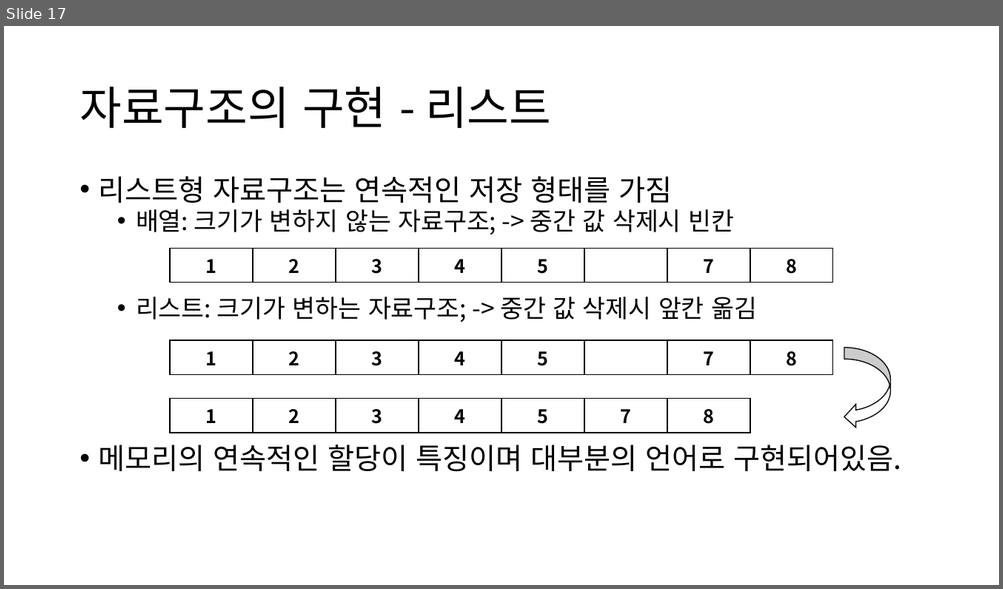
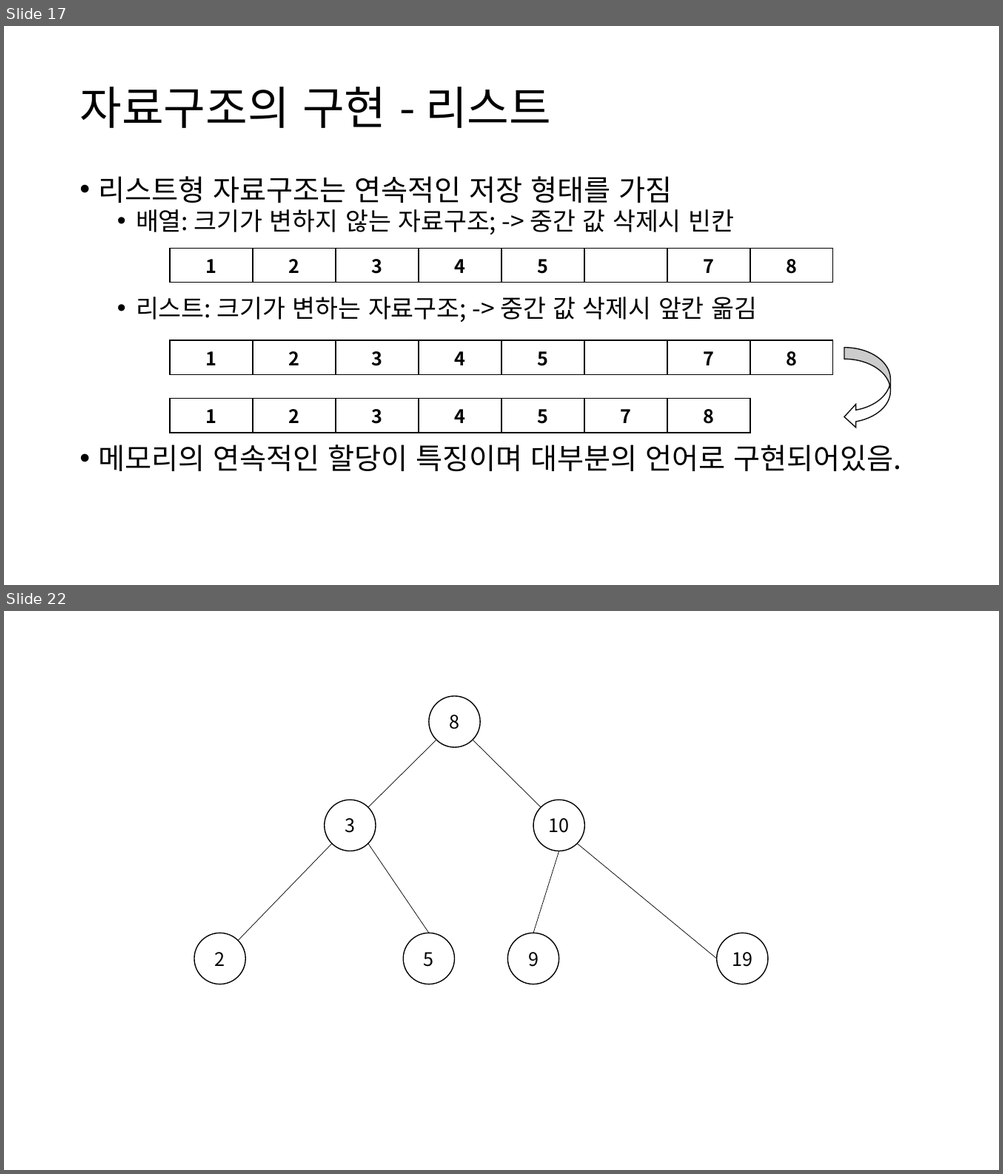
Before and after one commit to jjeong723/Study_note, a slide deck: 1st_study.pptx. Shown one above the other, each under a label of ours: slide 17 before the commit, slides 17 and 22 after it; the slides between them are not shown. The pictures are 1003x589 and 1003x1174 pixels, drawn with LibreOffice and Linux fonts; fonts in the diff are those of the drawing. Boxes give left, top, right and bottom in pixels: in the first picture for what was removed or moved away, otherwise in the second. Text is boxed around its words. In the diff, an @@ line names an element or a change of style, - is before the commit and + after.

```diff
--- a/1st_study.pptx
+++ b/1st_study.pptx
@@ slide 22 added at [4,611,999,1170], background #FFFFFF @@
@@ ellipse added at [429,696,480,748], fill #FFFFFF, outline #000000 1 pt, 18 pt, text #000000 @@
+8
@@ line added from (436, 740) to (368, 807), #000000 0.5 pt @@
@@ line added from (472, 740) to (540, 807), #000000 0.5 pt @@
@@ ellipse added at [324,800,375,851], fill #FFFFFF, outline #000000 1 pt, 18 pt, text #000000 @@
+3
@@ ellipse added at [533,800,584,851], fill #FFFFFF, outline #000000 1 pt, 18 pt, text #000000 @@
+10
@@ line added from (332, 844) to (239, 941), #000000 0.5 pt @@
@@ line added from (368, 844) to (429, 934), #000000 0.5 pt @@
@@ line added from (559, 851) to (533, 934), #000000 0.5 pt @@
@@ line added from (577, 844) to (717, 959), #000000 0.5 pt @@
@@ ellipse added at [194,934,246,985], fill #FFFFFF, outline #000000 1 pt, 18 pt, text #000000 @@
+2
@@ ellipse added at [403,934,455,985], fill #FFFFFF, outline #000000 1 pt, 18 pt, text #000000 @@
+5
@@ ellipse added at [508,934,559,985], fill #FFFFFF, outline #000000 1 pt, 18 pt, text #000000 @@
+9
@@ ellipse added at [717,934,768,985], fill #FFFFFF, outline #000000 1 pt, 18 pt, text #000000 @@
+19
```
Also in this commit, not shown: 2 slides changed, 6 other slides added.
